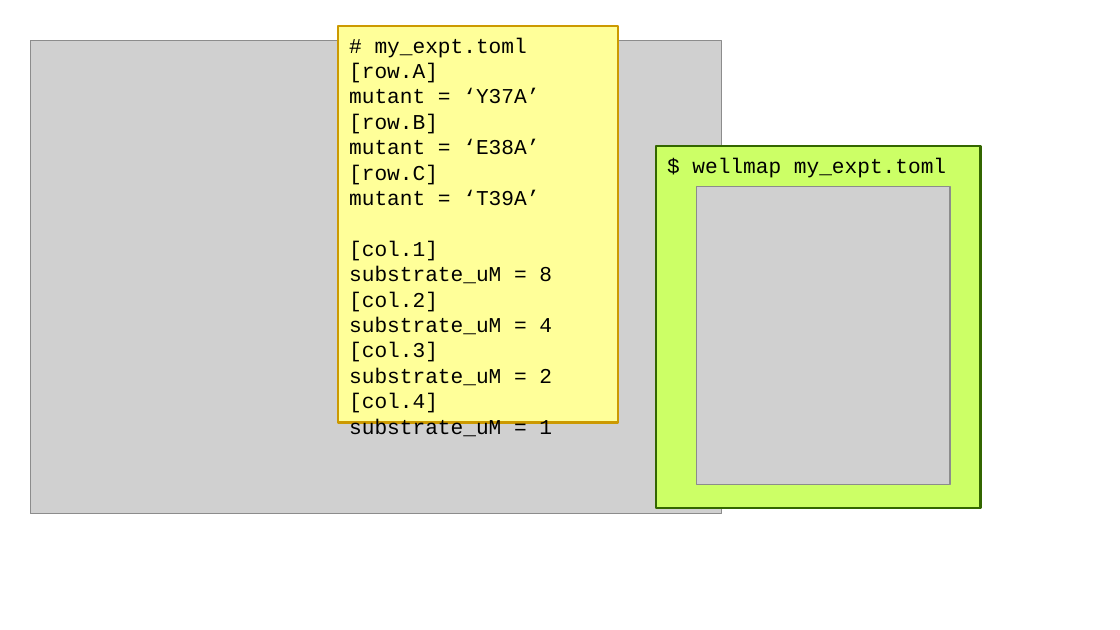
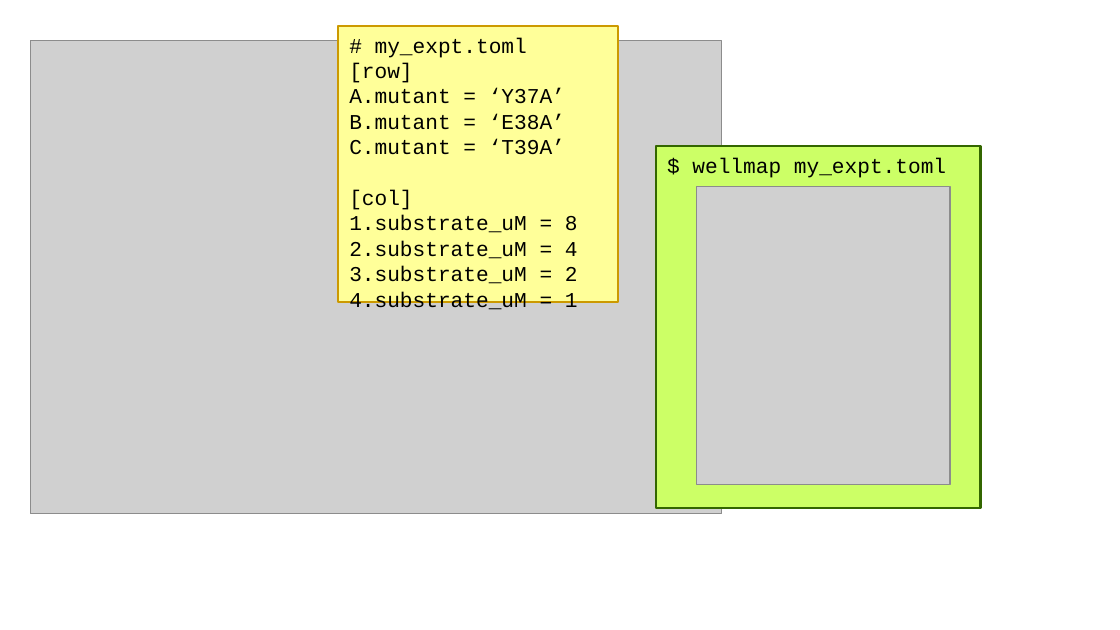
Before and after one commit to kalekundert/wellmap, a slide deck: slide 5 of docs/slides/wellmap_pitch.odp. Drawn at 1120x630 pixels with LibreOffice and Linux fonts; fonts in the diff are those of the drawing; grey boxes stand for pictures. Boxes give left, top, right and bottom in pixels: in the first picture for what was removed or moved away, otherwise in the second. Text is boxed around its words. In the diff, an @@ line names an element or a change of style, - is before the commit and + after.

```diff
--- a/docs/slides/wellmap_pitch.odp
+++ b/docs/slides/wellmap_pitch.odp
@@ rectangle "# my_expt.toml": place and size @@
-rectangle "# my_expt.toml" at box(338, 26, 619, 423)
+rectangle "# my_expt.toml" at box(338, 26, 619, 303)
@@ text in rectangle at box(349, 63, 578, 313): text changed @@
-[row.A]
-mutant = ‘Y37A’
-[row.B]
-mutant = ‘E38A’
-[row.C]
-mutant = ‘T39A’
-[col.1]
-substrate_uM = 8
-[col.2]
-substrate_uM = 4
-[col.3]
-substrate_uM = 2
-[col.4]
-substrate_uM = 1
+[row]
+A.mutant = ‘Y37A’
+B.mutant = ‘E38A’
+C.mutant = ‘T39A’
+[col]
+1.substrate_uM = 8
+2.substrate_uM = 4
+3.substrate_uM = 2
+4.substrate_uM = 1
```
Also in this commit, not shown: 3 other slides changed.
